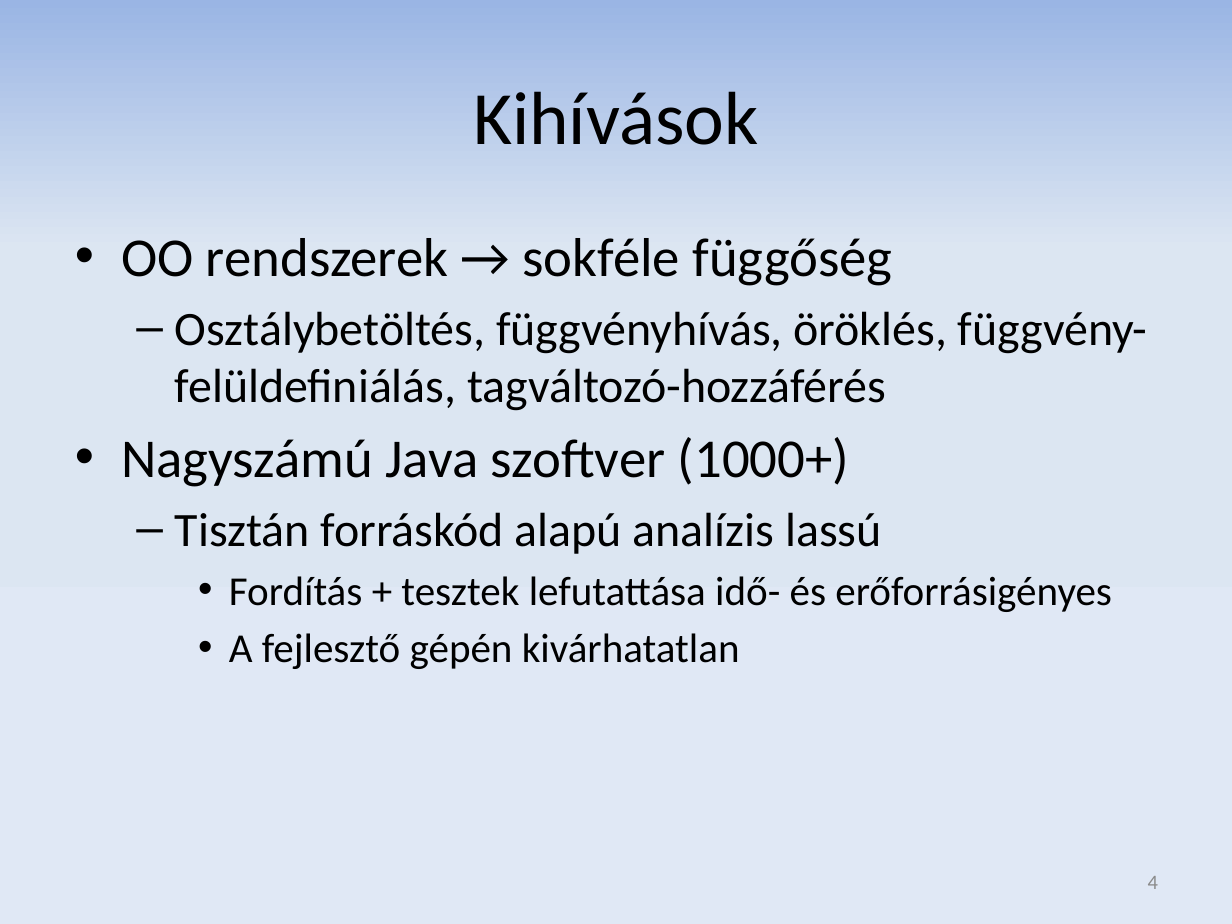
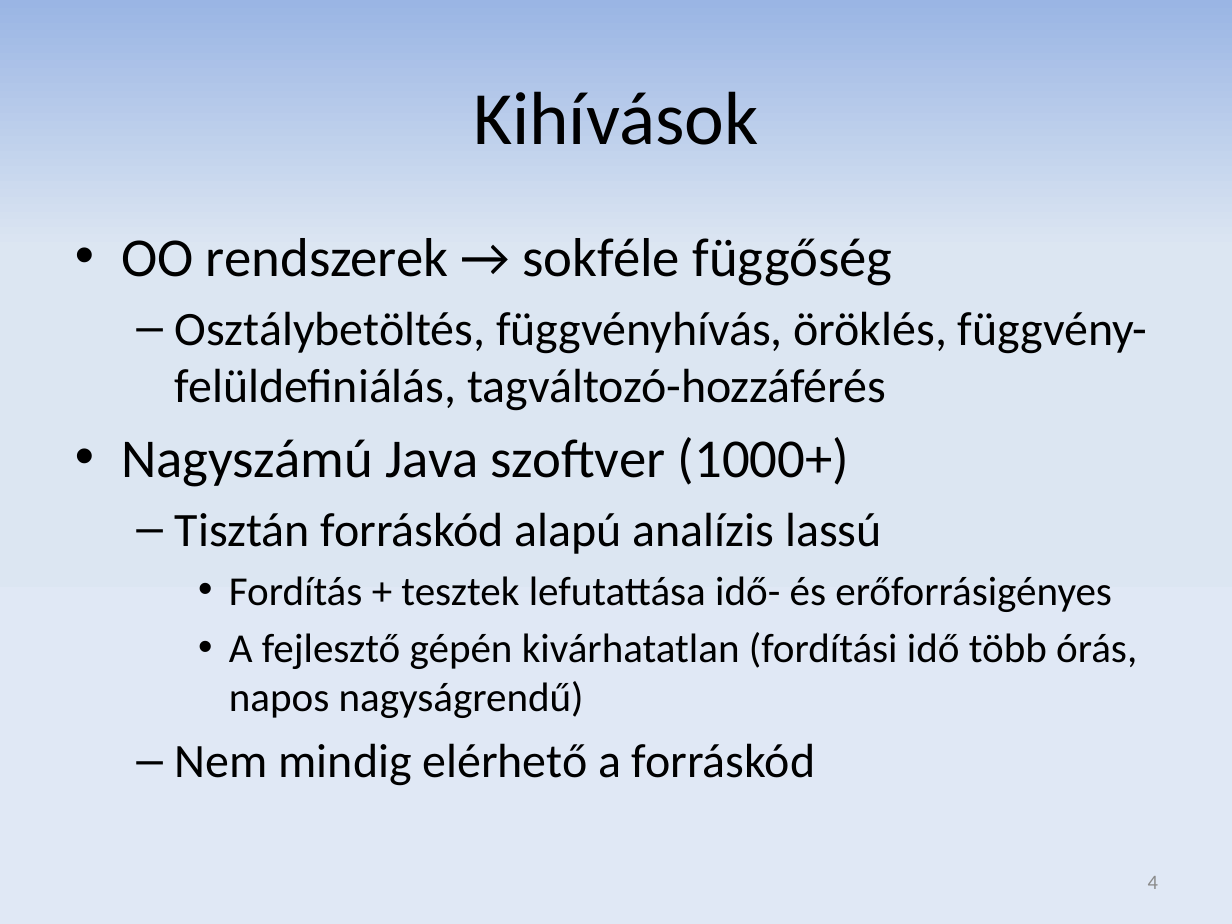
Before and after one commit to donat/incquery-deps, a slide deck: slide 4 of incquery-deps-documentation/presentation/tdk_pres_hu_v3.pptx. Drawn at 1232x924 pixels with LibreOffice and Linux fonts; fonts in the diff are those of the drawing. Boxes give left, top, right and bottom in pixels: in the first picture for what was removed or moved away, otherwise in the second. Text is boxed around its words. In the diff, an @@ line names an element or a change of style, - is before the commit and + after.

```diff
--- a/incquery-deps-documentation/presentation/tdk_pres_hu_v3.pptx
+++ b/incquery-deps-documentation/presentation/tdk_pres_hu_v3.pptx
@@ text at <box>175,632,1137,786</box>: text changed @@
-    • A fejlesztő gépén kivárhatatlan
+    • A fejlesztő gépén kivárhatatlan (fordítási idő több órás, napos nagyságrendű)
+  – Nem mindig elérhető a forráskód
```
Also in this commit, not shown: 12 other slides changed, 2 slides added, 2 slides removed.
